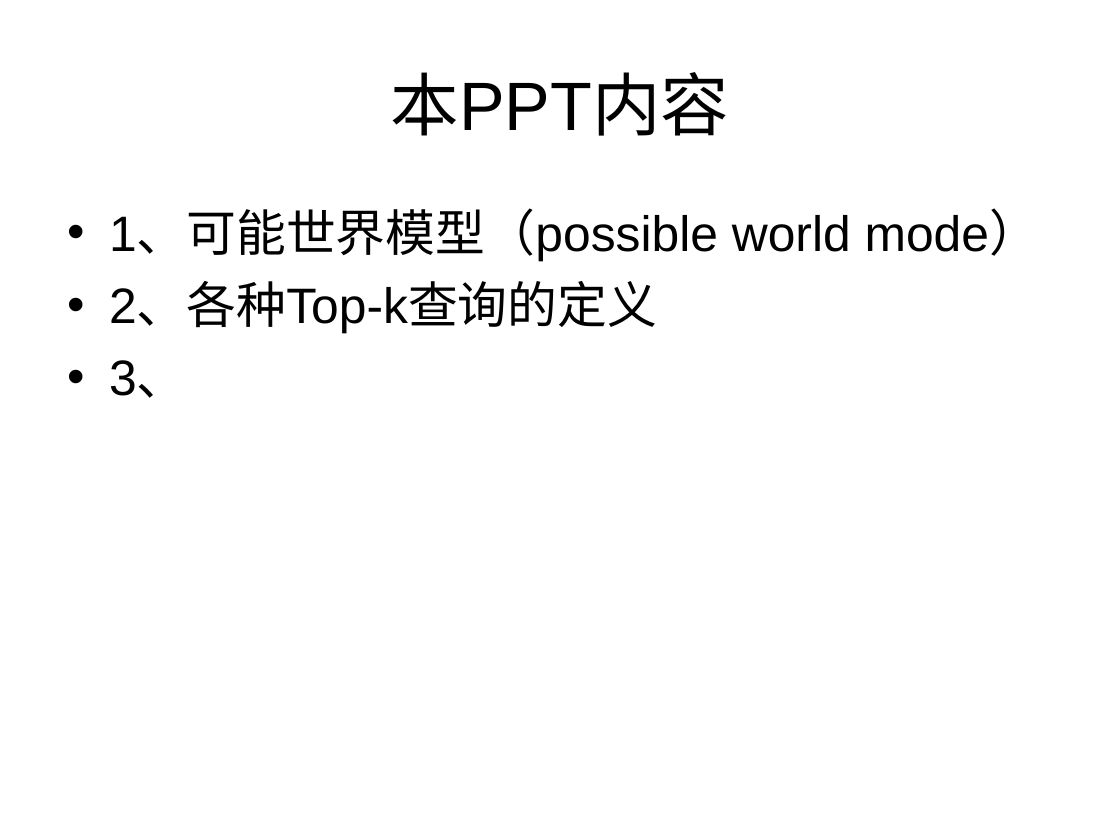
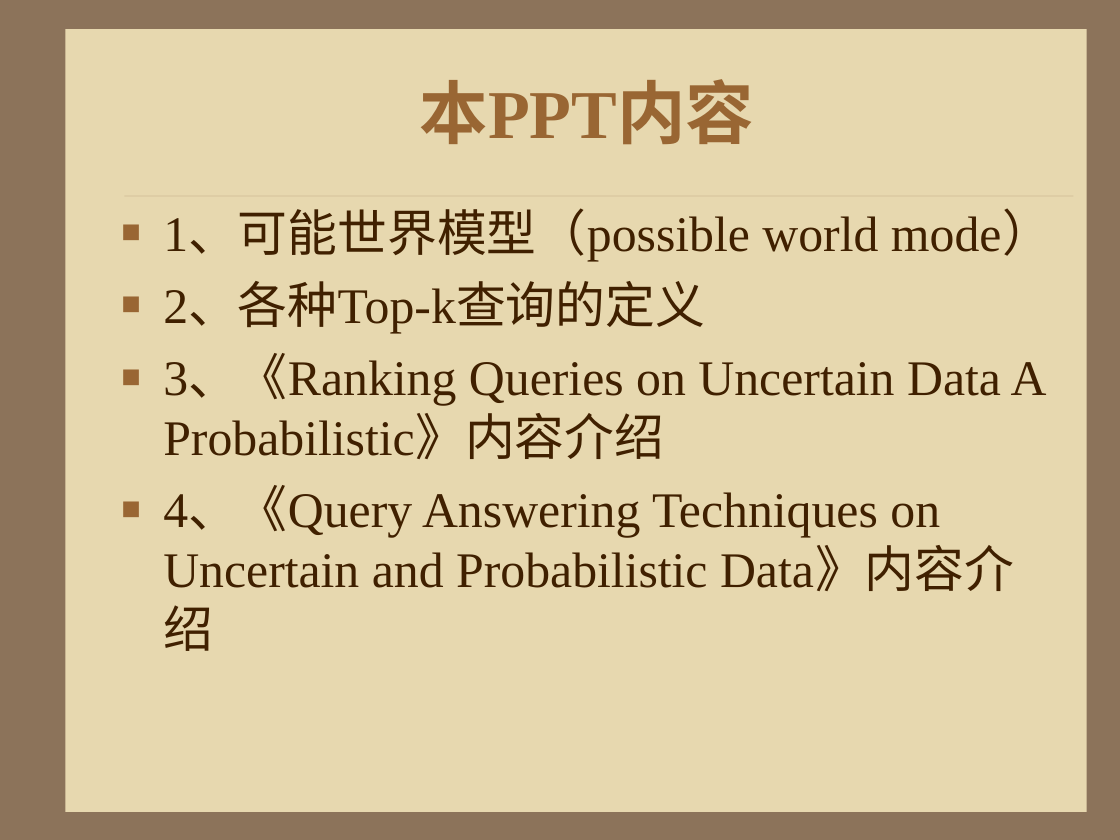
Before and after one commit to HiltonWei/wpstest, a slide deck: slide 1 of branches/区钺坚/读书报告/不确定性数据的查询分析处理.ppt. Drawn at 1120x840 pixels with LibreOffice and Linux fonts; fonts in the diff are those of the drawing; background and template pictures are left out. Boxes give left, top, right and bottom in pixels: in the first picture for what was removed or moved away, otherwise in the second. Text is boxed around its words. In the diff, an @@ line names an element or a change of style, - is before the commit and + after.

```diff
--- a/branches/区钺坚/读书报告/不确定性数据的查询分析处理.ppt
+++ b/branches/区钺坚/读书报告/不确定性数据的查询分析处理.ppt
@@ background #FFFFFF to #8C735A @@
@@ rectangle added at bbox=[65, 29, 1086, 812], fill #E7D8AF @@
@@ title "本PPT内容": place and size @@
-title "本PPT内容" at bbox=[391, 72, 730, 136]
+title "本PPT内容" at bbox=[420, 79, 755, 144]
@@ title "本PPT内容" at bbox=[420, 79, 755, 144]: font Arial to Times New Roman, text colour #000000 to #996633, bold on @@
@@ text "1、可能世界模型（possible world mode）": place and size @@
-text "1、可能世界模型（possible world mode）" at bbox=[109, 211, 1040, 398]
+text "1、可能世界模型（possible world mode）" at bbox=[163, 212, 1052, 651]
@@ line added from (124, 196) to (1073, 196), #A08366 0.26 pt @@
@@ text at bbox=[163, 212, 1052, 333]: font Arial to Times New Roman, text colour #000000 to #402000 in "1、可能世界模型（possible world mode）", "2、各种Top-k查询的定义"; bullet • to ■; bullet colour #000000 to #996633 @@
@@ text at bbox=[163, 356, 1047, 651]: text changed; font Arial to Times New Roman; text colour #000000 to #402000 @@
-• 3、
+■ 3、《Ranking Queries on Uncertain Data A Probabilistic》内容介绍
+■ 4、《Query Answering Techniques on Uncertain and Probabilistic Data》内容介绍
```
Also in this commit, not shown: 38 other slides changed, 19 slides added, 1 slide removed, 2 other files.
